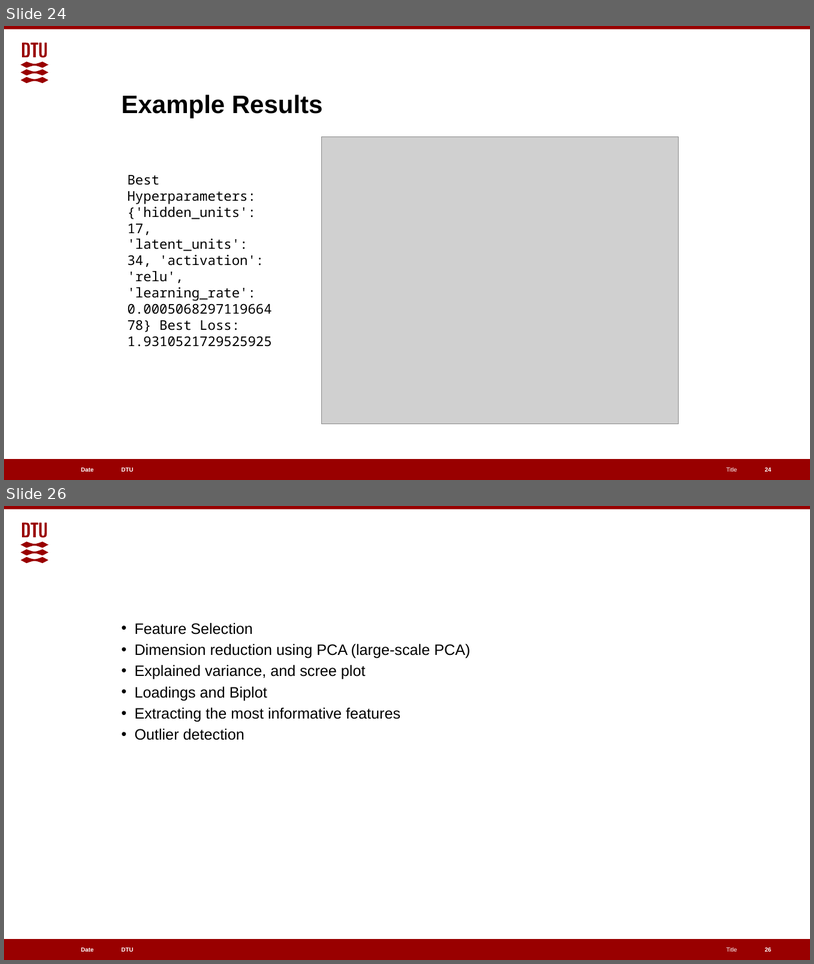
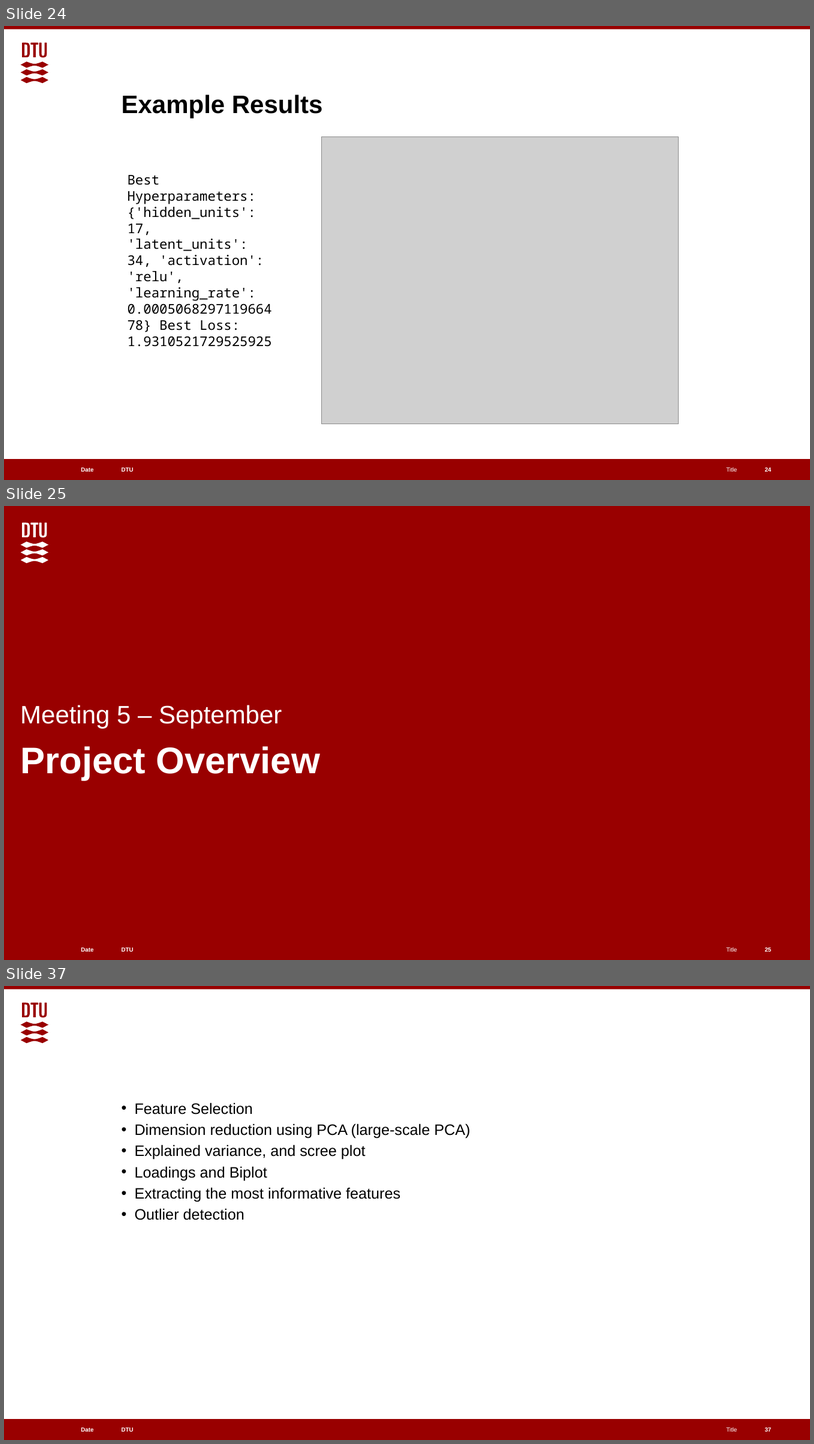
Before and after one commit to EGpineapples/Cell-Lifelines-Autoencoder, a slide deck: Classifying Metabolic Fluxes.pptx. Shown one above the other, each under a label of ours: slides 24 and 26 before the commit, slides 24, 25 and 37 after it; the slides between them are not shown. The pictures are 814x964 and 814x1444 pixels, drawn with LibreOffice and Linux fonts; fonts in the diff are those of the drawing; grey boxes stand for pictures. Boxes give left, top, right and bottom in pixels: in the first picture for what was removed or moved away, otherwise in the second. Text is boxed around its words. In the diff, an @@ line names an element or a change of style, - is before the commit and + after.

```diff
--- a/Classifying Metabolic Fluxes.pptx
+++ b/Classifying Metabolic Fluxes.pptx
@@ slide 25 added at bbox=[4, 506, 810, 960], background #990000; not listed: 5 template elements that a slide beside it also shows @@
@@ freeform shape added at bbox=[21, 523, 49, 564], fill #FFFFFF @@
@@ subtitle added at bbox=[20, 705, 282, 729], 30 pt, text #FFFFFF @@
+Meeting 5 – September
@@ title added at bbox=[21, 746, 320, 780], 44 pt, text #FFFFFF, bold @@
+Project Overview
@@ page number added at bbox=[765, 947, 772, 951], 7 pt, text #FFFFFF, bold @@
+25
@@ what was slide 26 is now slide 37 @@
@@ page number at bbox=[765, 1427, 772, 1431]: text changed @@
-26
+37
```
Also in this commit, not shown: 10 other slides added.
